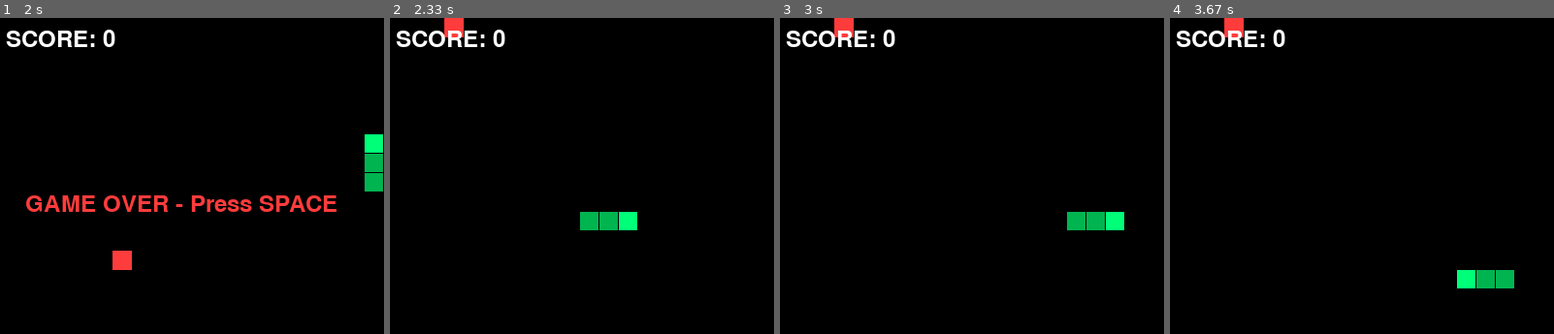
Above: before the commit, frames 1-4 (left to right).
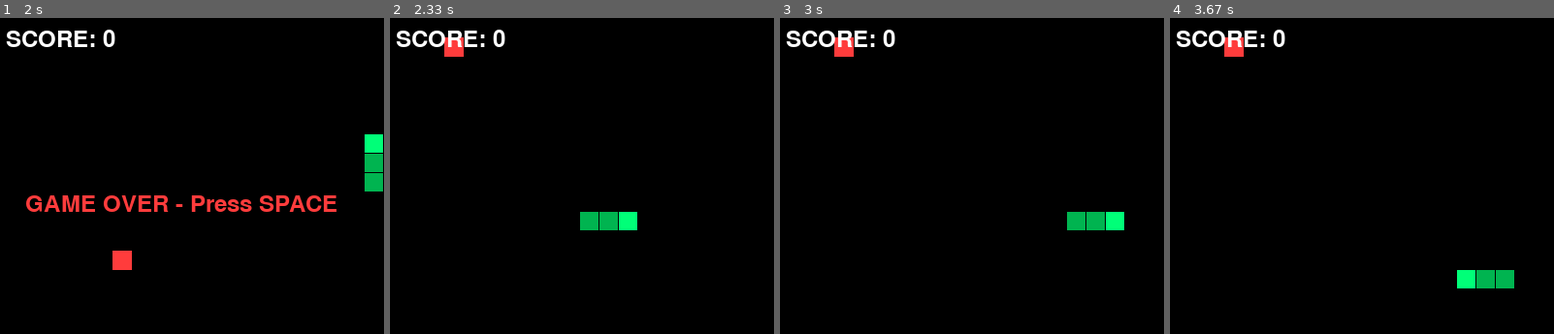
Above: after the commit, the same moments.

Repository: HenryYannis/xiaobao-pygame
Game: pygame game, started from 10-贪吃蛇/贪吃蛇_第5节课_完整游戏与死亡.py
Two runs of this game, one before a commit and one after it. Both use one fixed random seed, a clock stepped at 60 frames per second and the inputs below.
Inputs:
- Up to frame 1 (2 s): tap Enter at 0.33 s; hold Right 0.67-1.13 s; hold Up 1.17-1.63 s; hold Right from 1.67 s (still down)
- Up to frame 2 (2.33 s): release Right at 2.13 s; tap Space at 2.17 s
- Up to frame 3 (3 s): no input
- Up to frame 4 (3.67 s): hold Down 3.07-3.37 s; tap Space at 3.13, 3.47 s; hold Left from 3.4 s (still down)

Frame 1 is identical in both runs. In frame 2, 0.5% of the frame differs, in the area x 14-20%, y 0-13%; in frame 3, 0.5%; in frame 4, 0.5%.

Commit message:
修复贪吃蛇：快速连按两个方向键会掉头撞死、食物会刷在蛇身上

Diff:
--- a/10-贪吃蛇/贪吃蛇_第5节课_完整游戏与死亡.py
+++ b/10-贪吃蛇/贪吃蛇_第5节课_完整游戏与死亡.py
@@ -9,7 +9,15 @@
 格点 = 20                                             # 每个网格单元的像素跨度
 蛇身 = [[200, 200], [180, 200], [160, 200]]           # 蛇身节点坐标列表(由头到尾排列)
 速度 = [格点, 0]                                      # 初始移动方向与步长(默认向右)
-食物 = [random.randint(0, 19) * 格点, random.randint(0, 19) * 格点]  # 随机生成食物对齐格点坐标
+上步方向 = 速度[:]                                    # 蛇上一步实际走的方向，防掉头要和它比较，不能和刚按键改过的速度比
+
+def 生成食物():                                       # 随机挑一个格子放食物，落在蛇身上就重新挑
+    while True:
+        点 = [random.randint(0, 19) * 格点, random.randint(0, 19) * 格点]  # 随机生成对齐格点的坐标
+        if 点 not in 蛇身:                            # 不在蛇身上才算合格
+            return 点
+
+食物 = 生成食物()                                     # 随机生成食物对齐格点坐标
 得分 = 0                                              # 累计吃到食物得分
 下次移动时间 = 0                                      # 控制蛇移动频次的毫秒时间戳
 游戏结束 = False                                      # 新增变量：标记当前是否发生撞墙或咬尾死亡
@@ -24,23 +32,25 @@
         if 游戏结束 and 事件.type == pygame.KEYDOWN and 事件.key == pygame.K_SPACE:  # 新增代码：死亡后按空格键重开新局
             蛇身 = [[200, 200], [180, 200], [160, 200]]  # 新增代码：重置初始3节身体
             速度 = [格点, 0]                          # 新增代码：重置向右移动
-            食物 = [random.randint(0, 19) * 格点, random.randint(0, 19) * 格点]  # 新增代码：重置食物
+            上步方向 = [格点, 0]                      # 新增代码：实际方向也一起重置
+            食物 = 生成食物()                         # 新增代码：重置食物
             得分 = 0                                  # 新增代码：分数清零
             游戏结束 = False                          # 新增代码：恢复游戏进行中
 
         if not 游戏结束 and 事件.type == pygame.KEYDOWN:  # 灵敏按键转向(附带防反向掉头自杀保护)
-            if 事件.key == pygame.K_UP and 速度 != [0, 格点]:
+            if 事件.key == pygame.K_UP and 上步方向 != [0, 格点]:
                 速度 = [0, -格点]
-            elif 事件.key == pygame.K_DOWN and 速度 != [0, -格点]:
+            elif 事件.key == pygame.K_DOWN and 上步方向 != [0, -格点]:
                 速度 = [0, 格点]
-            elif 事件.key == pygame.K_LEFT and 速度 != [格点, 0]:
+            elif 事件.key == pygame.K_LEFT and 上步方向 != [格点, 0]:
                 速度 = [-格点, 0]
-            elif 事件.key == pygame.K_RIGHT and 速度 != [-格点, 0]:
+            elif 事件.key == pygame.K_RIGHT and 上步方向 != [-格点, 0]:
                 速度 = [格点, 0]
 
     if not 游戏结束 and 当前时间 > 下次移动时间:       # 维持60FPS稳定渲染的同时，每隔120毫秒移动一步蛇身
         下次移动时间 = 当前时间 + 120
         新蛇头 = [蛇身[0][0] + 速度[0], 蛇身[0][1] + 速度[1]]
+        上步方向 = 速度[:]                            # 这一步真的走出去了，才记下实际方向(连按两个键也不会掉头)
 
         if 新蛇头[0] < 0 or 新蛇头[0] >= 400 or 新蛇头[1] < 0 or 新蛇头[1] >= 400:  # 新增代码：撞击四周边框判定死亡
             游戏结束 = True
@@ -50,7 +60,7 @@
             蛇身.insert(0, 新蛇头)                     # 头部向前推进一步(加头逻辑)
             if 新蛇头 == 食物:                         # 进食判定：吃到食物不裁切尾巴，身体自然增长
                 得分 += 1                             # 新增代码：吃到食物加1分
-                食物 = [random.randint(0, 19) * 格点, random.randint(0, 19) * 格点]
+                食物 = 生成食物()
             else:
                 蛇身.pop()                            # 未吃到食物：移除最后一节尾部(去尾维持原长)
 
